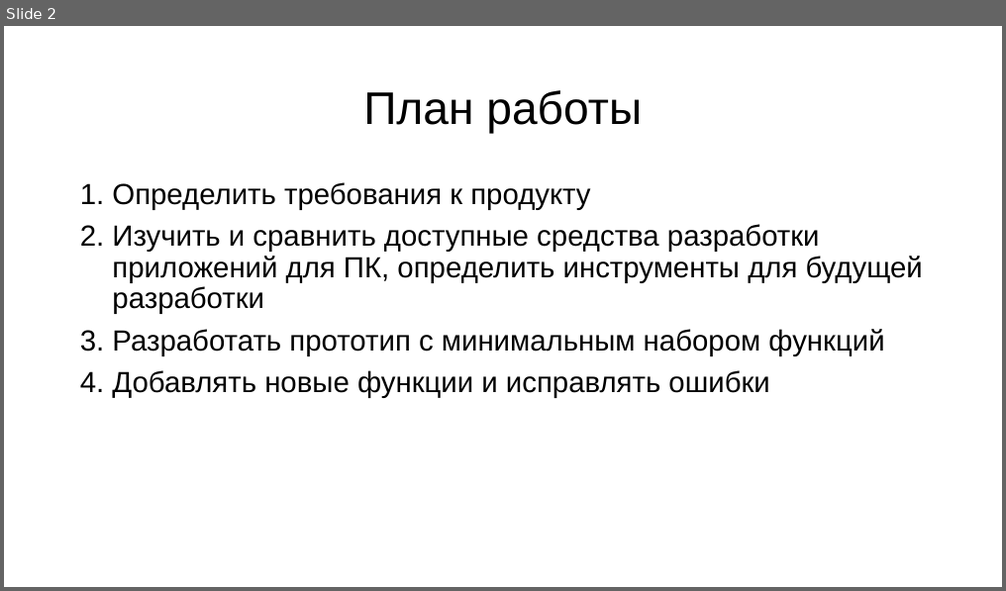
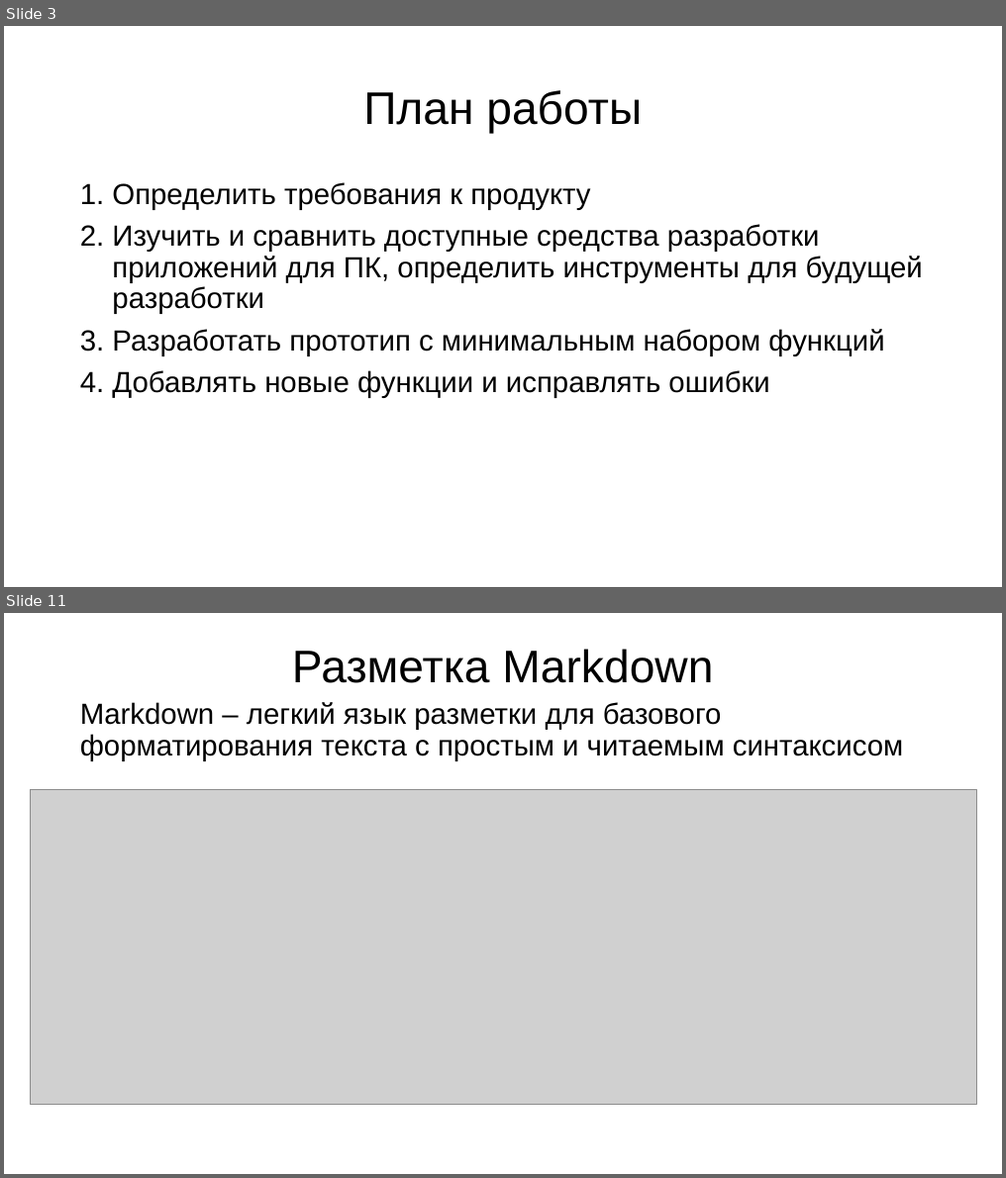
Before and after one commit to ShinyZero0/project, a slide deck: Melnik-Pavel-11A.pptx. Shown one above the other, each under a label of ours: slide 2 before the commit, slides 3 and 11 after it; the slides between them are not shown. The pictures are 1006x591 and 1006x1178 pixels, drawn with LibreOffice and Linux fonts; fonts in the diff are those of the drawing; grey boxes stand for pictures. Boxes give left, top, right and bottom in pixels: in the first picture for what was removed or moved away, otherwise in the second. Text is boxed around its words. In the diff, an @@ line names an element or a change of style, - is before the commit and + after.

```diff
--- a/Melnik-Pavel-11A.pptx
+++ b/Melnik-Pavel-11A.pptx
@@ slide 11 added at [4, 613, 1002, 1174], background #FFFFFF @@
@@ title added at [292, 649, 713, 683], 44 pt, text #000000 @@
+Разметка Markdown
@@ text added at [80, 702, 903, 761], 28 pt, text #000000 @@
+Markdown – легкий язык разметки для базового форматирования текста с простым и читаемым синтаксисом
@@ picture added at [30, 789, 976, 1105] @@
@@ what was slide 2 is now slide 3 @@
```
Also in this commit, not shown: 4 slides changed, 11 other slides added.
